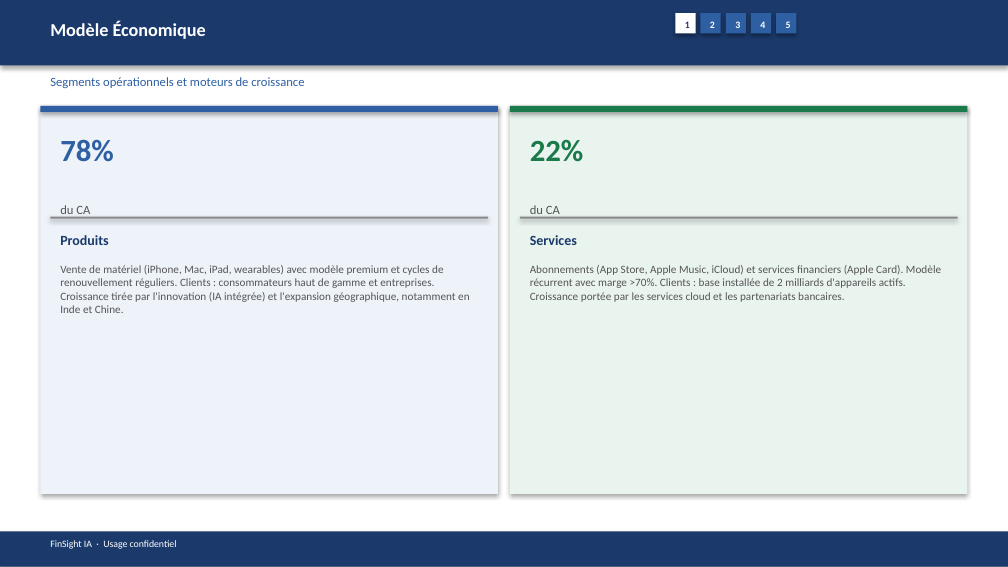
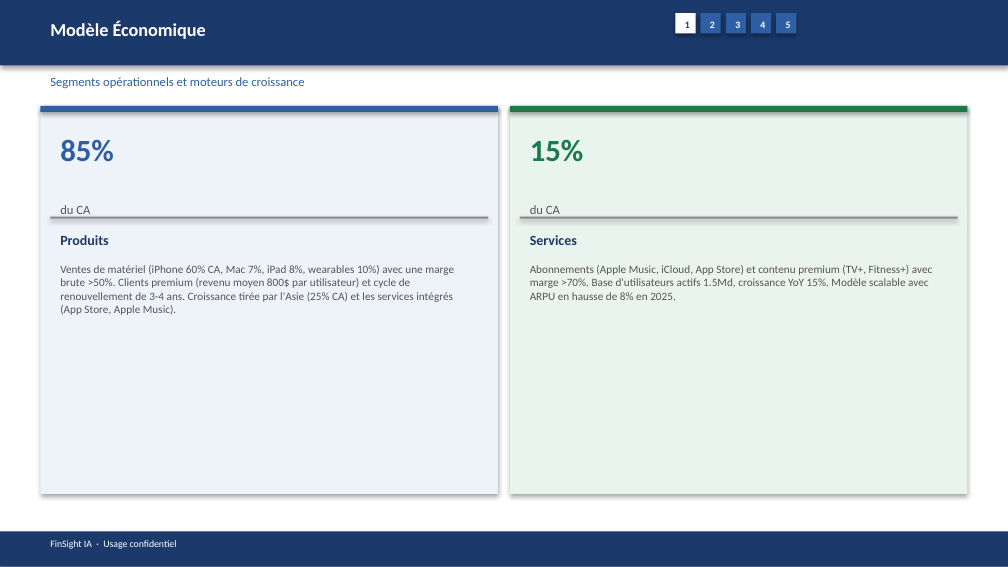
Before and after one commit to baptistejeh07-art/finsight-ia, a slide deck: slide 6 of preview/AAPL/AAPL_pitchbook.pptx. Drawn at 1008x567 pixels with LibreOffice and Linux fonts; fonts in the diff are those of the drawing. Boxes give left, top, right and bottom in pixels: in the first picture for what was removed or moved away, otherwise in the second. Text is boxed around its words. In the diff, an @@ line names an element or a change of style, - is before the commit and + after.

```diff
--- a/preview/AAPL/AAPL_pitchbook.pptx
+++ b/preview/AAPL/AAPL_pitchbook.pptx
@@ text at (60,139,114,162): text changed @@
-78%
+85%
@@ text at (530,139,584,162): text changed @@
-22%
+15%
@@ text at (60,265,454,315): text changed @@
-Vente de matériel (iPhone, Mac, iPad, wearables) avec modèle premium et cycles de renouvellement réguliers. Clients : consommateurs haut de gamme et entreprises. Croissance tirée par l'innovation (IA intégrée) et l'expansion géographique, notamment en Inde et Chine.
+Ventes de matériel (iPhone 60% CA, Mac 7%, iPad 8%, wearables 10%) avec une marge brute >50%. Clients premium (revenu moyen 800$ par utilisateur) et cycle de renouvellement de 3-4 ans. Croissance tirée par l'Asie (25% CA) et les services intégrés (App Store, Apple Music).
@@ text at (530,265,933,300): text changed @@
-Abonnements (App Store, Apple Music, iCloud) et services financiers (Apple Card). Modèle récurrent avec marge >70%. Clients : base installée de 2 milliards d'appareils actifs. Croissance portée par les services cloud et les partenariats bancaires.
+Abonnements (Apple Music, iCloud, App Store) et contenu premium (TV+, Fitness+) avec marge >70%. Base d'utilisateurs actifs 1.5Md, croissance YoY 15%. Modèle scalable avec ARPU en hausse de 8% en 2025.
```
Also in this commit, not shown: 14 other slides changed, 4 other files.
